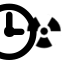
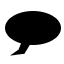
Two versions of the same layered image (64 × 64). Layer-by-layer changes:
hid "Ebene #7" over [0, 3, 37, 60]
added layer "Ebene #8" above "Eingefügte Ebene-Kopie" over [5, 11, 61, 56]
hid "Eingefügte Ebene-Kopie" over [26, 13, 62, 49]
